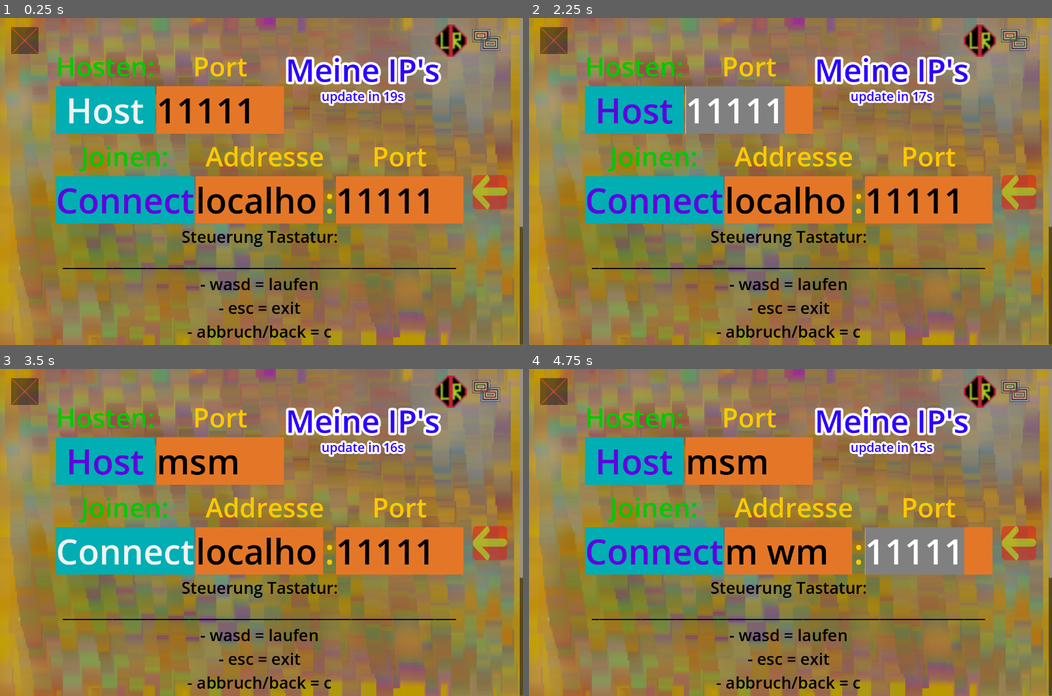
Above: before the commit, frames 1-4 (two rows, left to right).
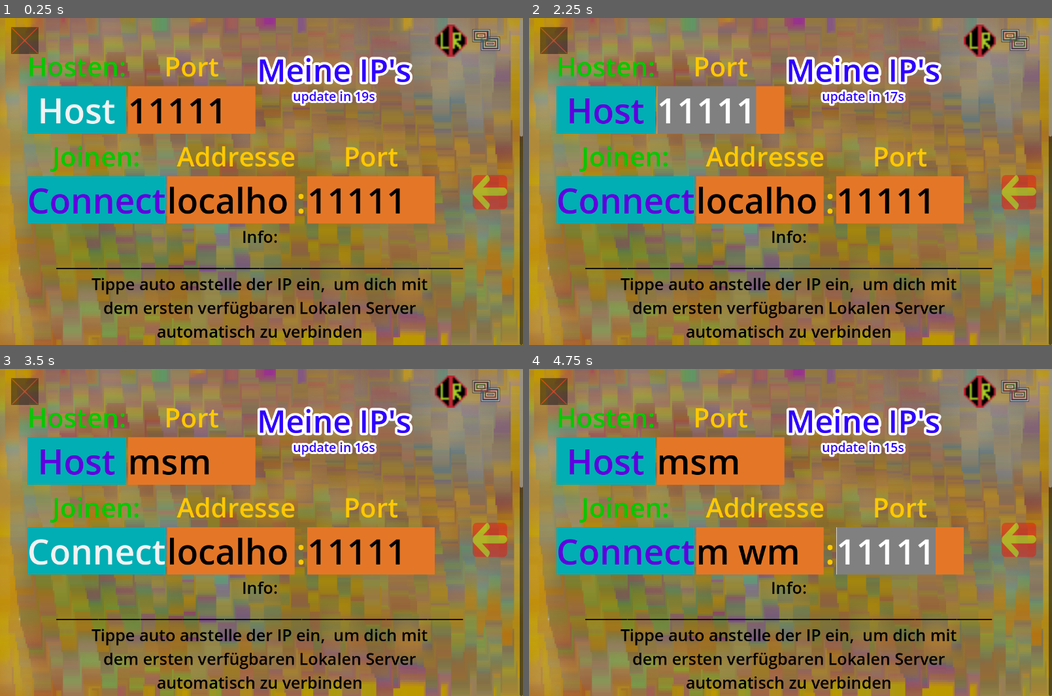
Above: after the commit, the same moments.

Repository: NIK-98/Paint_The_Ground
Game: Godot game, scene res://sceens/main.tscn
Same seed, same stepped clock (60 frames per second), same inputs: the game is played once before the commit and once after it.
Inputs (mouse positions are in pixels of both pictures, inside the frame that each line leads up to):
- Up to frame 1 (0.25 s): no input
- Up to frame 2 (2.25 s): click "Connect" at 0.5 s; click "Host" at 1.25 s; move the mouse to (905, 165) at 2.02 s; hold D (right) from 2.03 s (still down); hold Tab (Info) from 2.03 s (still down); click (905, 165) at 2.17 s
- Up to frame 3 (3.5 s): tap M (modus, bound only after the commit) at 2.3, 2.85 s; tap Enter at 2.75 s; move the mouse to (156, 548) at 2.77 s; release D (right) at 2.78 s; release Tab (Info) at 2.78 s; hold S (down) from 2.78 s (still down); tap Tab (Info) at 3.05 s
- Up to frame 4 (4.75 s): move the mouse to (842, 460) at 3.52 s; release S (down) at 3.53 s; hold D (right) 3.53-4.28 s; hold Tab (Info) 3.53-4.28 s; tap M (modus, bound only after the commit) at 3.8, 4.35 s; tap Space at 4.25 s; move the mouse to (764, 597) at 4.27 s; hold W (up) from 4.28 s (still down); click (764, 597) at 4.42 s; tap Tab (Info) at 4.55 s

The runs differ from the first frame. In frame 1, 18% of the frame differs, in the area x 5-100%, y 11-98%; in frame 2, 19%; in frame 3, 18%; in frame 4, 19%.

Commit message:
auto conect für locale server hinzugefügt und Informationen in UI ergenzt

Diff:
--- a/project.godot
+++ b/project.godot
@@ -97,6 +97,12 @@
 , Object(InputEventJoypadButton,"resource_local_to_scene":false,"resource_name":"","device":-1,"button_index":6,"pressure":0.0,"pressed":false,"script":null)
 ]
 }
+modus={
+"deadzone": 0.5,
+"events": [Object(InputEventKey,"resource_local_to_scene":false,"resource_name":"","device":-1,"window_id":0,"alt_pressed":false,"shift_pressed":false,"ctrl_pressed":false,"meta_pressed":false,"pressed":false,"keycode":0,"physical_keycode":77,"key_label":0,"unicode":109,"location":0,"echo":false,"script":null)
+, Object(InputEventJoypadButton,"resource_local_to_scene":false,"resource_name":"","device":-1,"button_index":3,"pressure":0.0,"pressed":false,"script":null)
+]
+}
 
 [input_devices]
 
--- a/sceens/ui.tscn
+++ b/sceens/ui.tscn
@@ -225,23 +225,40 @@
 expand_to_text_length = true
 select_all_on_focus = true
 
-[node name="Steuerung" type="Label" parent="Panel/CenterContainer/Net"]
+[node name="Info" type="Label" parent="Panel/CenterContainer/Net"]
 layout_mode = 2
 theme_override_colors/font_color = Color(0, 0, 0, 1)
 theme_override_font_sizes/font_size = 40
-text = "Steuerung Tastatur:
-________________________________________________________
-- wasd = laufen
-- esc = exit
-- abbruch/back = c
+text = "Info:
+__________________________________________________________
+Tippe auto anstelle der IP ein,  um dich mit
+dem ersten verfügbaren Lokalen Server
+automatisch zu verbinden
+__________________________________________________________
+Steuerung Tastatur:
+__________________________________________________________
+- laufen = WASD oder ⬆️⬅️⬇️➡️
+- exit = esc
+- conection versuch abbrechen  = C
 - Spieler-Liste = tab
-
+- links,rechts modus umschalten = M
+__________________________________________________________
 Steuerung Gamepad(Xbox Controller beispiel):
-________________________________________________________
+__________________________________________________________
 - Linker Stick = laufen
 - exit = menu button
-- abbruch/back = B button
-- Spieler-Liste = menü button"
+- conection versuch abbrechen  = B button
+- Spieler-Liste = menü button
+- links,rechts modus umschalten = Y button
+__________________________________________________________
+Steuerung Android:
+__________________________________________________________
+- virtuellen joystick (bei berüreung links oder rechts,
+ je nach modus) = laufen
+- exit = button links oben
+- conection versuch abbrechen  =button rechts in der Mitte
+- Spieler-Liste = button oben rechts
+- links,rechts modus umschalten = links neben Spieler-Liste"
 horizontal_alignment = 1
 
 [node name="ips_update_timer" type="Timer" parent="."]
--- a/scripts/ui.gd
+++ b/scripts/ui.gd
@@ -15,6 +15,8 @@
 var esc_is_pressing = false
 var old_ips = []
 var local_address: PackedStringArray
+var client_erstellt = false
+var auto_connect_fail = false
 
 
 func save():
@@ -37,7 +39,7 @@
 	get_tree().paused = true
 
 
-func _process(delta):
+func _process(_delta):
 	if not loaded:
 		loaded = true
 		name = "UI"
@@ -114,6 +116,8 @@
 
 func _on_connect_pressed():
 	get_tree().paused = false
+	client_erstellt = false
+	auto_connect_fail = false
 	if block_host:
 		get_tree().paused = true
 		return
@@ -133,10 +137,27 @@
 		return
 	var peer = ENetMultiplayerPeer.new()
 	connectport = connectport.to_int()
-	peer.create_client(ip, connectport)
+	if ip == "auto":
+		local_address = IP.get_local_addresses()
+		var count_ips = 0
+		for i in local_address:
+			count_ips += 1
+			if (i.split('.').size() == 4) and i.begins_with("10.") or check_address_bereich(i,16,31) or i.begins_with("192.168."):
+				auto_connect_fail = false
+				check_client(peer, i, false)
+				if client_erstellt:
+					break
+		return
+	else:
+		check_client(peer, ip, true)
+
+
+func check_client(peer, address, msg: bool):
+	peer.create_client(address, connectport)
 	multiplayer.multiplayer_peer = peer
 	if peer.get_connection_status() == MultiplayerPeer.CONNECTION_DISCONNECTED:
-		OS.alert("Konnte Multiplayer client nicht starten.")
+		if msg:
+			OS.alert("Konnte Multiplayer client nicht starten.")
 		block_host = false
 		get_tree().paused = true
 		return
@@ -145,9 +166,11 @@
 		i += 1
 		$Panel/CenterContainer/Net/Connecting.text = str("Verbindung wird aufgebaut...", i)
 		await get_tree().create_timer(1).timeout
-		if i >= 20:
+		if i >= 10:
 			block_host = false
-			OS.alert("Verbindung fehlgeschlagen!")
+			if msg or not auto_connect_fail:
+				auto_connect_fail = true
+				OS.alert("Verbindung fehlgeschlagen!")
 			$Panel/CenterContainer/Net/Connecting.text = ""
 			get_tree().paused = true
 	if not block_host:
@@ -155,6 +178,7 @@
 		get_tree().paused = true
 		return
 	get_parent().visible = false
+	client_erstellt = true
 
 
 func change_level(scene: PackedScene):
@@ -169,3 +193,8 @@
 
 func _on_ips_update_timeout():
 	get_local_ips()
+
+
+func _input(_event):
+	if Input.is_action_just_pressed("modus"):
+		get_parent().get_parent()._on_change_pressed()
Not shown: 2 places in sceens/level.tscn that only renumber resources
